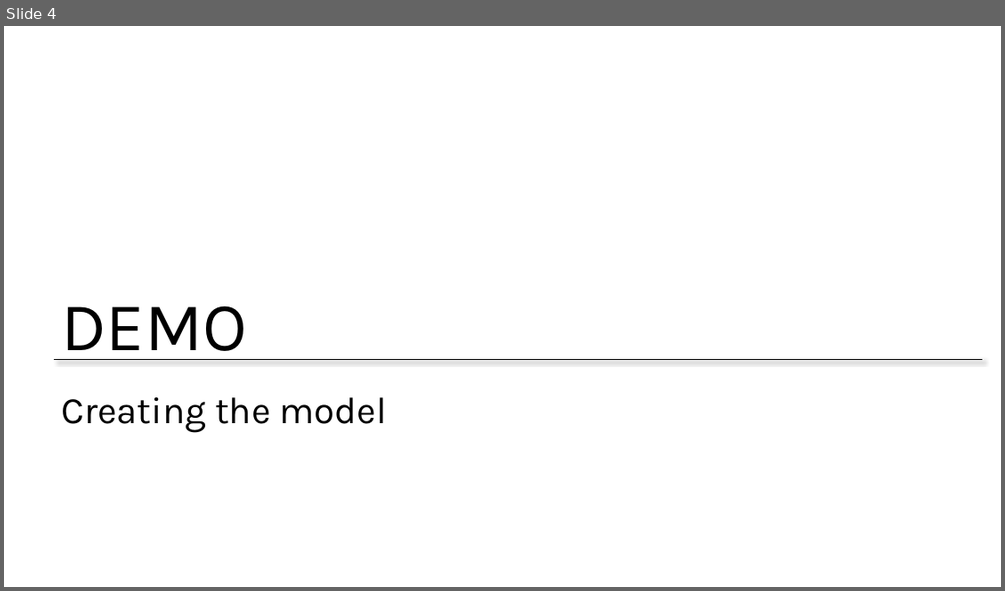
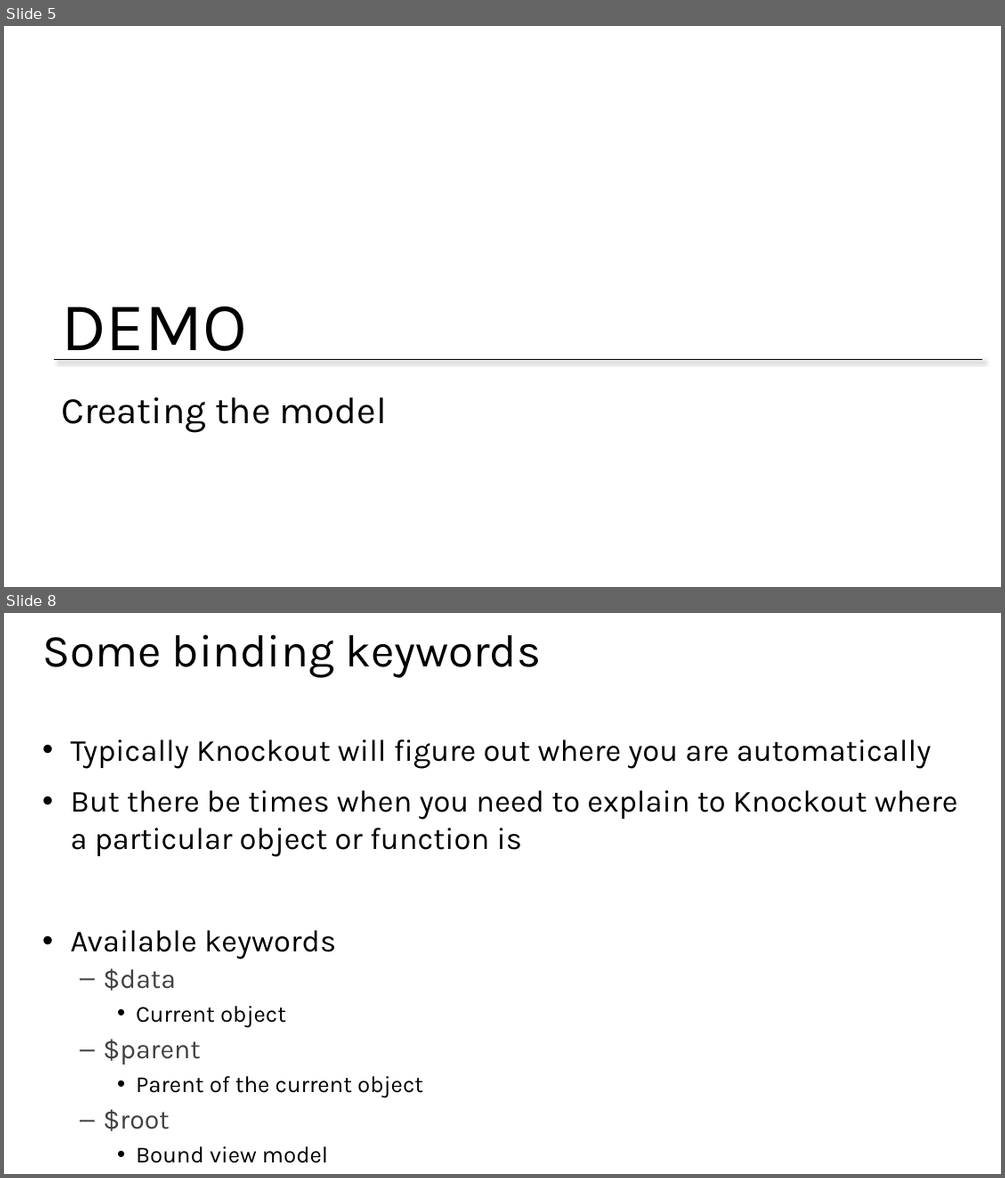
Before and after one commit to jongalloway/Knockout-MVA, a slide deck: Slides/2 - Binding and Models.pptx. Shown one above the other, each under a label of ours: slide 4 before the commit, slides 5 and 8 after it; the slides between them are not shown. The pictures are 1005x591 and 1005x1178 pixels, drawn with LibreOffice and Linux fonts; fonts in the diff are those of the drawing; background and template pictures are left out. Boxes give left, top, right and bottom in pixels: in the first picture for what was removed or moved away, otherwise in the second. Text is boxed around its words. In the diff, an @@ line names an element or a change of style, - is before the commit and + after.

```diff
--- a/Slides/2 - Binding and Models.pptx
+++ b/Slides/2 - Binding and Models.pptx
@@ slide 8 added at (4, 613, 1001, 1174), background #FFFFFF @@
@@ title added at (42, 634, 541, 677), 44 pt, text #000000 @@
+Some binding keywords
@@ text added at (71, 739, 958, 1163), 29.6 pt, text #000000 @@
+• Typically Knockout will figure out where you are automatically
+• But there be times when you need to explain to Knockout where a particular object or function is
+• Available keywords
+  – $data
+    • Current object
+  – $parent
+    • Parent of the current object
+  – $root
+    • Bound view model
@@ what was slide 4 is now slide 5 @@
```
Also in this commit, not shown: 8 slides changed, 16 other slides added, 3 slides removed, 55 other files.
